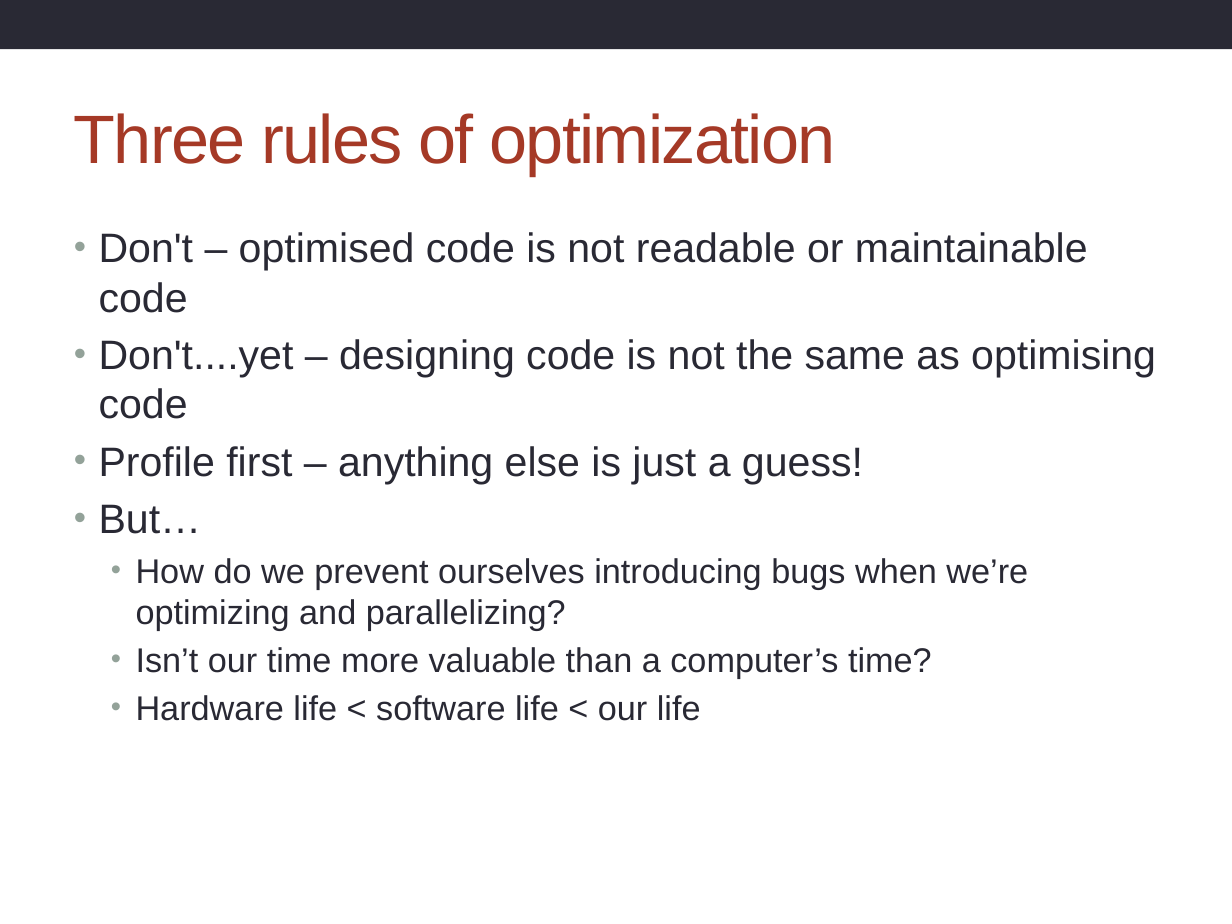
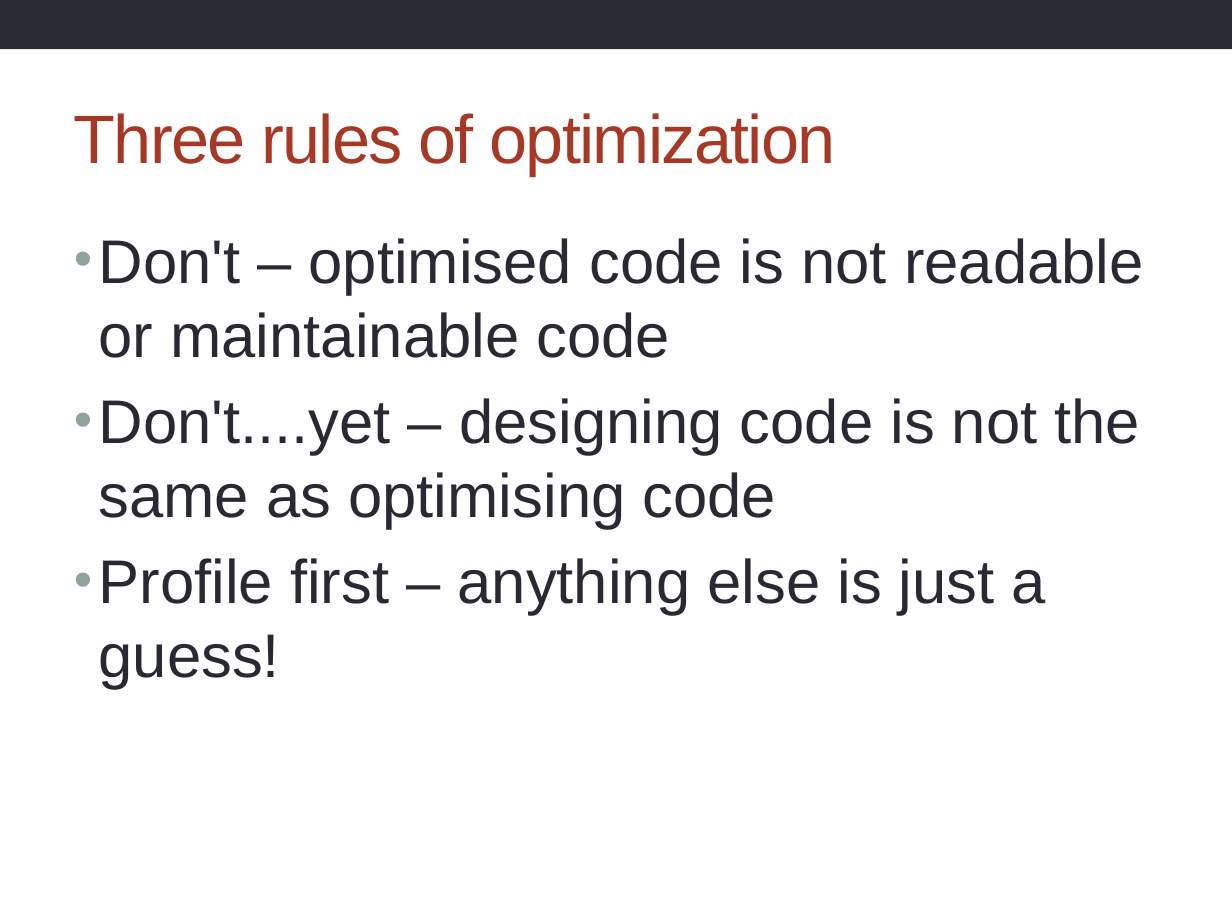
Before and after one commit to supa-uk/2014-12-11-ugsupa, a slide deck: slide 9 of archer/Introduction.pptx (slide 8 before the commit). Drawn at 1232x924 pixels with LibreOffice and Linux fonts; fonts in the diff are those of the drawing; background and template pictures are left out. Boxes give left, top, right and bottom in pixels: in the first picture for what was removed or moved away, otherwise in the second. Text is boxed around its words. In the diff, an @@ line names an element or a change of style, - is before the commit and + after.

```diff
--- a/archer/Introduction.pptx
+++ b/archer/Introduction.pptx
@@ text "Don't – optimised code is ..." at [99,238,1144,689]: size 24 to 36 pt; more space between paragraphs @@
@@ text at [99,504,1028,721]: paragraphs removed @@
-• But…
-  • How do we prevent ourselves introducing bugs when we’re optimizing and parallelizing?
-  • Isn’t our time more valuable than a computer’s time?
-  • Hardware life < software life < our life
```
Also in this commit, not shown: 1 other slide changed, 1 slide added.
